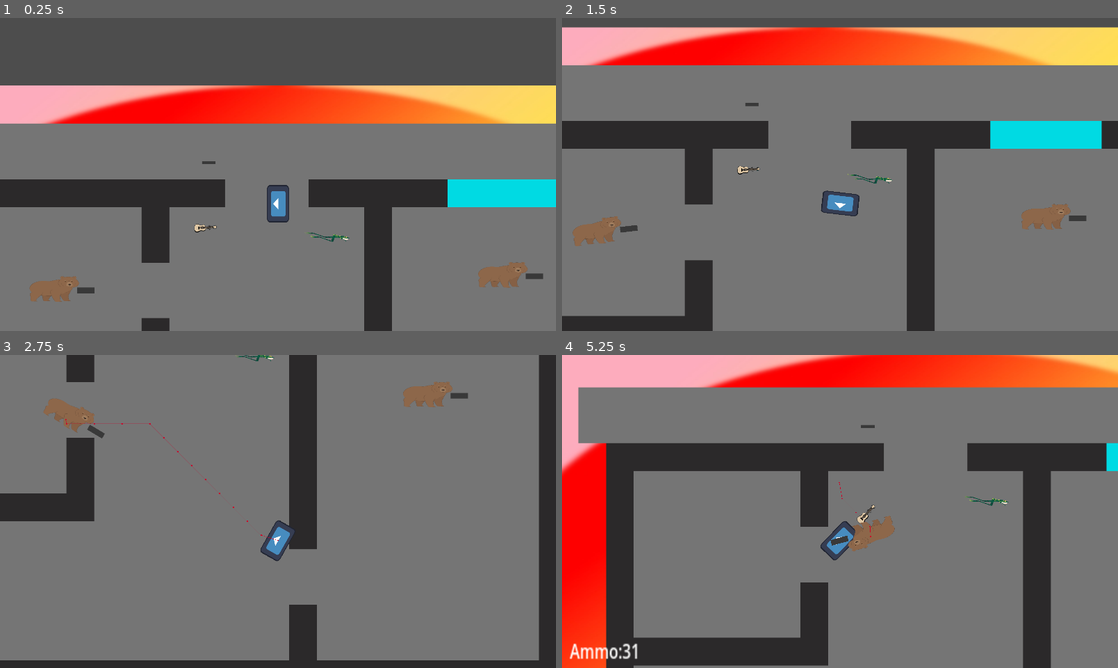
Above: before the commit, frames 1-4 (two rows, left to right).
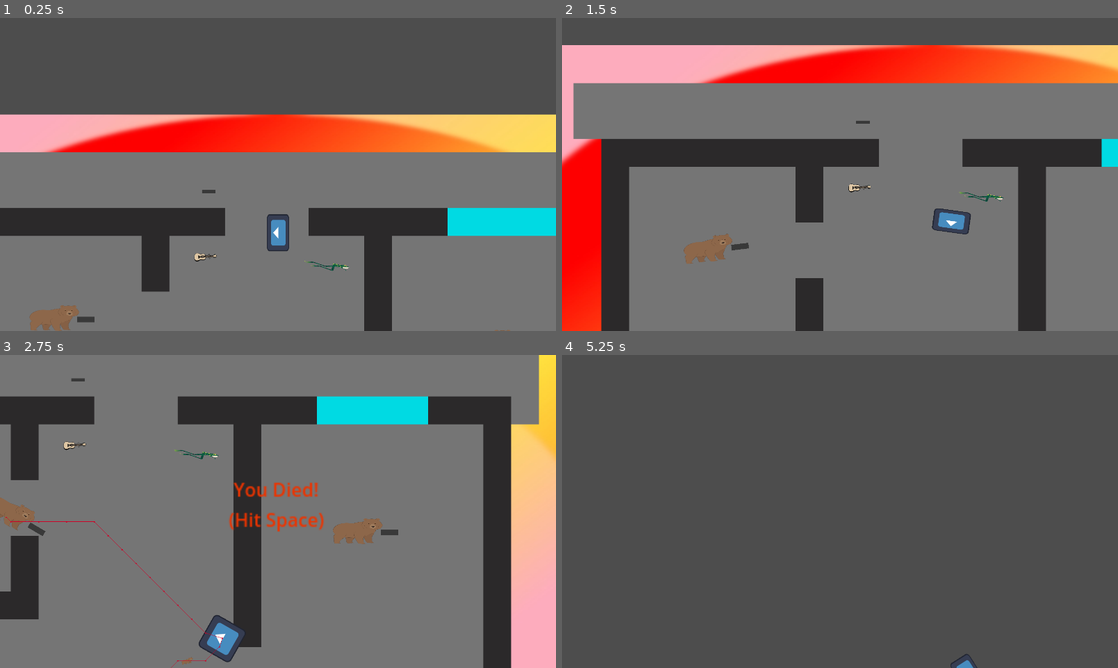
Above: after the commit, the same moments.

Repository: jceja3936/Speedial-Phoenix
Game: Godot game, scene res://scenes/level.tscn
The game is run twice, just before and just after one commit, with the same random seed, the same clock (stepped at 60 frames per second) and the same inputs. The engine's default icon, where the game draws it, is replaced by a stand-in: a white triangle on a blue panel in a dark square.
Inputs (mouse positions are in pixels of both pictures, inside the frame that each line leads up to):
- Up to frame 1 (0.25 s): no input
- Up to frame 2 (1.5 s): tap Enter at 0.5 s; move the mouse to (962, 158) at 0.52 s; press the mouse at (962, 158) at 0.53 s; hold Right (Right) 0.53-1.28 s; tap Space (Respawn) at 1.25 s; move the mouse to (728, 190) at 1.27 s; release the mouse at (728, 190) at 1.28 s; hold S (Down) from 1.28 s (still down); tap Shift (Drop) at 1.35 s
- Up to frame 3 (2.75 s): click (166, 527) at 1.55 s; move the mouse to (333, 442) at 2.02 s; release S (Down) at 2.03 s; press the mouse at (333, 442) at 2.03 s; hold Right (Right) from 2.03 s (still down); tap F (Pick up) at 2.1 s
- Up to frame 4 (5.25 s): tap Space (Respawn) at 2.75, 4.15 s; move the mouse to (812, 574) at 2.77 s; release Right (Right) at 2.78 s; release the mouse at (812, 574) at 2.78 s; hold W (Up) 2.78-3.53 s; click (812, 574) at 2.85 s; move the mouse to (1006, 558) at 3.52 s; press the mouse at (1006, 558) at 3.53 s; hold Left (Left) 3.53-5.03 s; move the mouse to (673, 464) at 4.27 s; release the mouse at (673, 464) at 4.28 s; tap Shift (Drop) at 4.35 s; click (673, 464) at 4.55 s; tap Escape (esc, bound only after the commit) at 4.9 s; move the mouse to (867, 511) at 5.02 s; press the mouse at (867, 511) at 5.03 s; hold S (Down) from 5.03 s (still down); tap F (Pick up) at 5.1 s

The runs differ from the first frame. In frame 1, 38% of the frame differs, in the area x 0-100%, y 21-100%; in frame 2, 46%; in frame 3, 34%; in frame 4, 99%, in the area x 0-100%, y 0-100%.

Commit message:
Fixed the enemy bug and implemented nauseating camera
So the enemies no longer teleport around when tracking but also the camera is absolutely atrocious to use now, it follows between the player and the cursor, and it's just horrible.

Diff:
--- a/speedialChicago/camera_2d.gd
+++ b/speedialChicago/camera_2d.gd
@@ -1,12 +1,22 @@
 extends Camera2D
 
 @export var player: CharacterBody2D
+var cameFollow = true
 
 # Called every frame. 'delta' is the elapsed time since the previous frame.
 func _process(_delta: float) -> void:
-	position = player.get_global_position()
+	if cameFollow:
+		position = lerp(player.global_position, get_global_mouse_position(), .5);
+
 	if Input.is_action_just_pressed("Respawn") and player.get("dead") == null:
 		get_tree().change_scene_to_file("res://scenes/level.tscn")
+
+	if Input.is_action_just_pressed("esc") and cameFollow:
+		Input.set_mouse_mode(Input.MOUSE_MODE_VISIBLE)
+		cameFollow = false
+	elif Input.is_action_just_pressed("esc") and !cameFollow:
+		Input.set_mouse_mode(Input.MOUSE_MODE_CONFINED_HIDDEN)
+		cameFollow = true
 
 
 func updateAmmo(amount: int):
@@ -15,6 +25,7 @@
 
 
 func _ready() -> void:
+	Input.set_mouse_mode(Input.MOUSE_MODE_CONFINED_HIDDEN)
 	$AmAm.hide()
 	$Respawn.hide()
 	for node in get_tree().root.get_children():
--- a/speedialChicago/enemy.gd
+++ b/speedialChicago/enemy.gd
@@ -5,7 +5,7 @@
 @export var gun: Node2D
 @export var ray: RayCast2D
 @export var type: int
-@onready var nav_Agent: NavigationAgent2D = $NavigationAgent2D
+@export var nav_Agent: NavigationAgent2D
 
 var bullet: PackedScene = load("res://scenes/bullet.tscn")
 var deathTexture: Texture = load("res://assets/icon.svg")
@@ -82,13 +82,11 @@
 
 	if nav_Agent.avoidance_enabled:
 		nav_Agent.set_velocity(new_velocity)
-	else:
-		_on_navigation_agent_2d_velocity_computed(new_velocity)
+	velocity = new_velocity * speed
 	move_and_slide()
 
 
-func _on_navigation_agent_2d_velocity_computed(safe_velocity: Vector2) -> void:
-	velocity = safe_velocity * speed
+#func _on_navigation_agent_2d_velocity_computed(safe_velocity: Vector2) -> void:
 
 
 func attackPlayer() -> bool:
@@ -106,7 +104,7 @@
 		bull.set("fromWho", "enemy")
 		bull.dir = rotation + rng.randf_range(-.08, .08)
 		bull.pos = gun.global_position
-		bull.damage = -1
+		bull.damage = 100
 		bull.rota = global_rotation
 		add_child(bull)
 
--- a/speedialChicago/project.godot
+++ b/speedialChicago/project.godot
@@ -47,22 +47,15 @@
 , Object(InputEventKey,"resource_local_to_scene":false,"resource_name":"","device":-1,"window_id":0,"alt_pressed":false …(186 unchanged characters)…
 ]
 }
-jump={
+Up={
 "deadzone": 0.2,
-"events": [Object(InputEventKey,"resource_local_to_scene":fa …(140 unchanged characters)… d":false,"keycode":0,"physical_keycode":32,"key_label":0,"unicode":32,"location":0,"echo":false,"script":null)
+"events": [Object(InputEventKey,"resource_local_to_scene":fa …(140 unchanged characters)… d":false,"keycode":0,"physical_keycode":87,"key_label":0,"unicode":119,"location":0,"echo":false,"script":null)
 , Object(InputEventKey,"resource_local_to_scene":false,"resource_name":"","device":-1,"window_id":0,"alt_pressed":false …(186 unchanged characters)…
-, Object(InputEventKey,"resource_local_to_scene":false,"resource_name":"","device":-1,"window_id":0,"alt_pressed":false,"shift_pressed":false,"ctrl_pressed":false,"meta_pressed":false,"pressed":false,"keycode":0,"physical_keycode":87,"key_label":0,"unicode":119,"location":0,"echo":false,"script":null)
 ]
 }
 shoot={
 "deadzone": 0.2,
 "events": [Object(InputEventMouseButton,"resource_local_to_scene":false,"resource_name":"","device":-1,"window_id":0,"a …(253 unchanged characters)…
-]
-}
-Up={
-"deadzone": 0.2,
-"events": [Object(InputEventKey,"resource_local_to_scene":false,"resource_name":"","device":-1,"window_id":0,"alt_pressed":false,"shift_pressed":false,"ctrl_pressed":false,"meta_pressed":false,"pressed":false,"keycode":0,"physical_keycode":87,"key_label":0,"unicode":119,"location":0,"echo":false,"script":null)
-, Object(InputEventKey,"resource_local_to_scene":false,"resource_name":"","device":-1,"window_id":0,"alt_pressed":false,"shift_pressed":false,"ctrl_pressed":false,"meta_pressed":false,"pressed":false,"keycode":0,"physical_keycode":4194320,"key_label":0,"unicode":0,"location":0,"echo":false,"script":null)
 ]
 }
 "Pick up"={
@@ -80,9 +73,9 @@
 "events": [Object(InputEventKey,"resource_local_to_scene":false,"resource_name":"","device":-1,"window_id":0,"alt_press …(191 unchanged characters)…
 ]
 }
-Debug={
+esc={
 "deadzone": 0.2,
-"events": [Object(InputEventKey,"resource_local_to_scene":fa …(140 unchanged characters)… d":false,"keycode":0,"physical_keycode":80,"key_label":0,"unicode":112,"location":0,"echo":false,"script":null)
+"events": [Object(InputEventKey,"resource_local_to_scene":fa …(140 unchanged characters)… d":false,"keycode":0,"physical_keycode":4194305,"key_label":0,"unicode":0,"location":0,"echo":false,"script":null)
 ]
 }
 
--- a/speedialChicago/scenes/enemy.tscn
+++ b/speedialChicago/scenes/enemy.tscn
@@ -9,12 +9,13 @@
 radius = 50.0633
 height = 196.063
 
-[node name="Enemy" type="CharacterBody2D" node_paths=PackedStringArray("shootSFX", "gun", "ray")]
+[node name="Enemy" type="CharacterBody2D" node_paths=PackedStringArray("shootSFX", "gun", "ray", "nav_Agent")]
 collision_mask = 3
 script = ExtResource("1_4ra3w")
 shootSFX = NodePath("AudioStreamPlayer2D")
 gun = NodePath("gun")
 ray = NodePath("ray")
+nav_Agent = NodePath("NavigationAgent2D")
 
 [node name="Sprite2D" type="Sprite2D" parent="."]
 position = Vector2(-4.68954, -4.46008)
@@ -38,6 +39,7 @@
 
 [node name="AudioStreamPlayer2D" type="AudioStreamPlayer2D" parent="."]
 stream = ExtResource("4_5uy6h")
+volume_db = -16.695
 
 [node name="NavigationAgent2D" type="NavigationAgent2D" parent="."]
 path_desired_distance = 50.0
--- a/speedialChicago/scenes/level.tscn
+++ b/speedialChicago/scenes/level.tscn
@@ -150,13 +150,13 @@
 player = NodePath("../../Player")
 
 [node name="Enemy3" parent="Enemies" node_paths=PackedStringArray("player") instance=ExtResource("4_mx8sn")]
-position = Vector2(1718, 190)
+position = Vector2(257, 850)
 collision_layer = 3
 collision_mask = 0
 player = NodePath("../../Player")
 
 [node name="Enemy4" parent="Enemies" node_paths=PackedStringArray("player") instance=ExtResource("4_mx8sn")]
-position = Vector2(-405, 840)
+position = Vector2(1668, 324)
 collision_layer = 3
 collision_mask = 0
 player = NodePath("../../Player")
